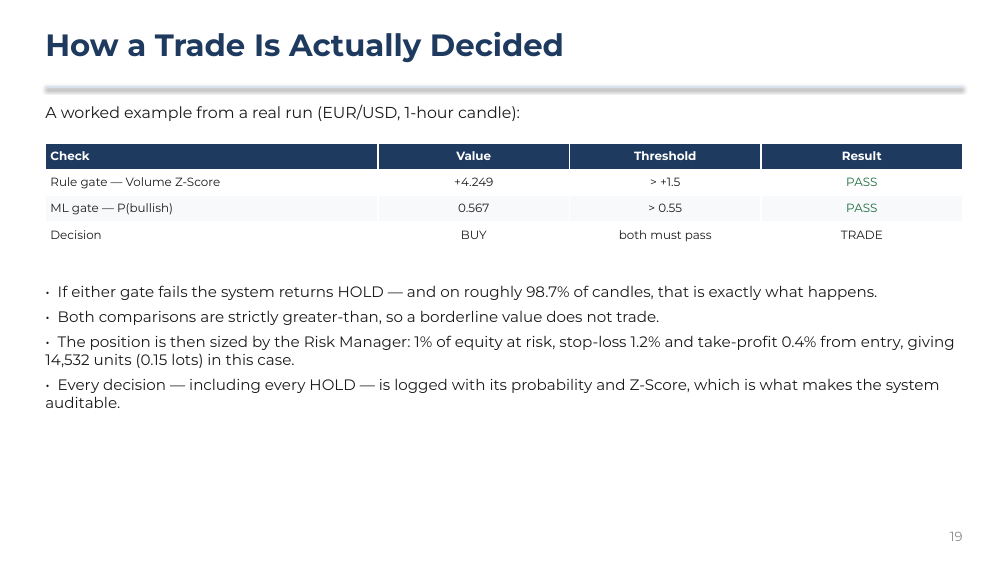
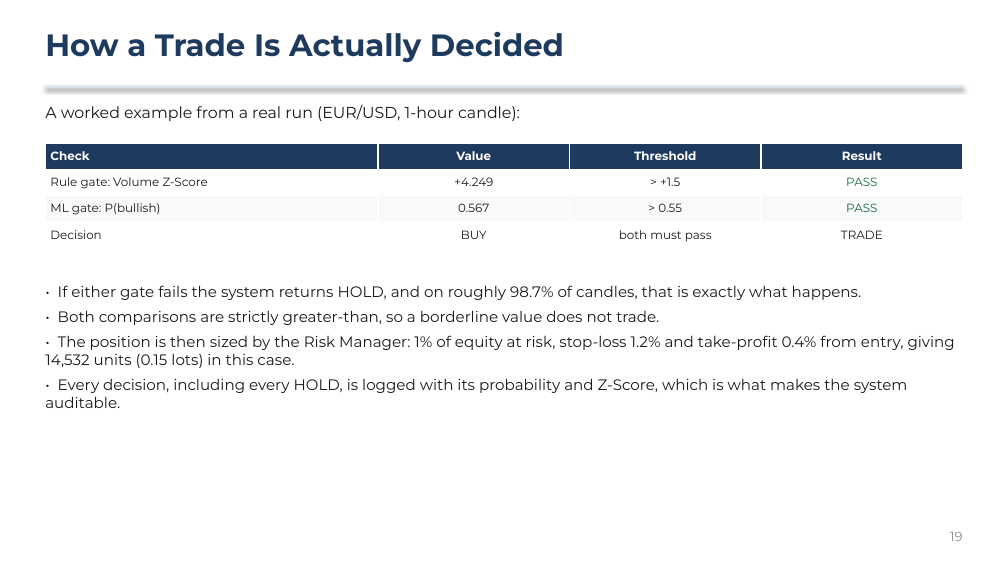
Before and after one commit to greatonical/scikit-automated-trading-system, a slide deck: slide 19 of docs/DEFENCE_PRESENTATION.pptx. Drawn at 1008x567 pixels with LibreOffice and Linux fonts; fonts in the diff are those of the drawing. Boxes give left, top, right and bottom in pixels: in the first picture for what was removed or moved away, otherwise in the second. Text is boxed around its words. In the diff, an @@ line names an element or a change of style, - is before the commit and + after.

```diff
--- a/docs/DEFENCE_PRESENTATION.pptx
+++ b/docs/DEFENCE_PRESENTATION.pptx
@@ table at (45,143,963,248) @@
-row 2, column 1: Rule gate — Volume Z-Score
+row 2, column 1: Rule gate: Volume Z-Score
-row 3, column 1: ML gate — P(bullish)
+row 3, column 1: ML gate: P(bullish)
@@ text at (58,285,862,300): text changed @@
-• If either gate fails the system returns HOLD — and on roughly 98.7% of candles, that is exactly what happens.
+• If either gate fails the system returns HOLD, and on roughly 98.7% of candles, that is exactly what happens.
@@ text at (45,378,908,408): text changed @@
-• Every decision — including every HOLD — is logged with its probability and Z-Score, which is what makes the system auditable.
+• Every decision, including every HOLD, is logged with its probability and Z-Score, which is what makes the system auditable.
```
Also in this commit, not shown: 29 other slides changed, 2 other files.
